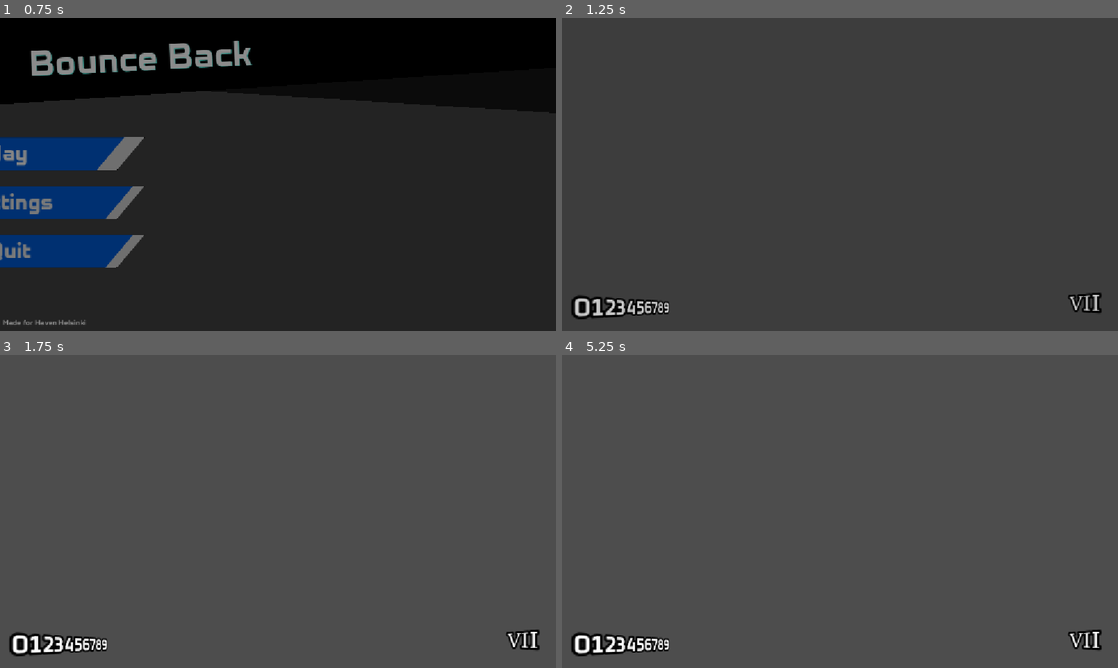
Above: before the commit, frames 1-4 (two rows, left to right).
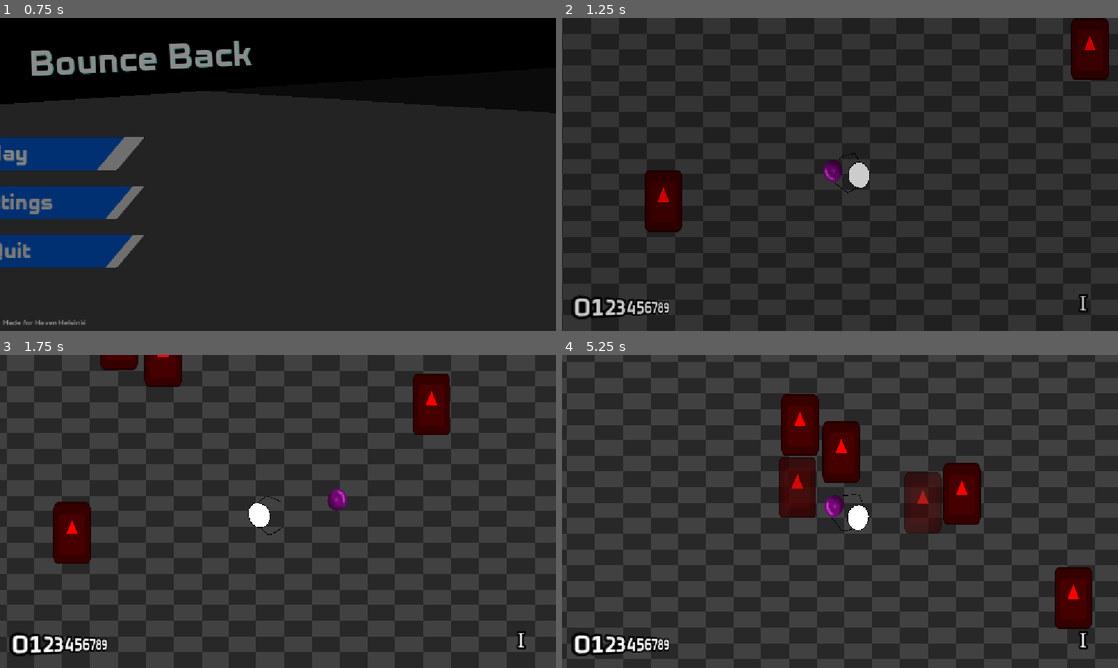
Above: after the commit, the same moments.

Repository: neilavesterinen/Haven-Bounce-Back-Shooter
Game: Godot game, scene res://Scenes/mainmenu/mainmenu.tscn
Two runs of this game, one before a commit and one after it. Both use one fixed random seed, a clock stepped at 60 frames per second and the inputs below. The engine's default icon, where the game draws it, is replaced by a stand-in: a white triangle on a blue panel in a dark square. Sound files missing from this copy of the repository are replaced by a short silence.
Inputs (mouse positions are in pixels of both pictures, inside the frame that each line leads up to):
- Up to frame 1 (0.75 s): click "Play" at 0.5 s
- Up to frame 2 (1.25 s): no input
- Up to frame 3 (1.75 s): tap Enter at 1.25 s; move the mouse to (400, 495) at 1.27 s; hold D (right) from 1.28 s (still down); click (400, 495) at 1.35 s
- Up to frame 4 (5.25 s): release D (right) at 2 s; drag from (728, 527) to (812, 574) at 2.02 s; move the mouse to (895, 442) at 2.77 s; hold D (right) 2.78-3.5 s; tap I at 2.85 s; click (895, 442) at 3.05 s; drag from (812, 574) to (673, 464) at 3.52 s; move the mouse to (1006, 558) at 4.27 s; hold A (left) 4.28-5 s; tap Keypad Enter at 4.35 s; click (1006, 558) at 4.55 s; drag from (673, 464) to (756, 433) at 5.02 s

Frame 1 is identical in both runs. In frame 2, 51% of the frame differs, in the area x 0-100%, y 0-100%; in frame 3, 52%; in frame 4, 54%.
Error before the commit: Parse Error: Variable "map" has the same name as a previously declared variable. (res://Scenes/game/game.gd:11)

Commit message:
fdsjifdsjofdsfdsfds

Diff:
--- a/Scenes/game/game.gd
+++ b/Scenes/game/game.gd
@@ -1,7 +1,4 @@
 extends Node
-
-@export var map: PackedScene
-@export var playersc: PackedScene
 
 var points: int = 0
 var points_display_pending: int = 0
--- a/enemy/enemy.gd
+++ b/enemy/enemy.gd
@@ -11,7 +11,7 @@
 var player : Player
 
 func flash_red() -> void:
-
+	pass
 
 func _ready() -> void:
 	nav_agent.path_desired_distance = 4.0
--- a/player/orb.gd
+++ b/player/orb.gd
@@ -1,5 +1,7 @@
 extends RigidBody2D
 class_name Orb
+
+const MAX_SPEED := 1800.0
 
 var player: Player
 
@@ -7,7 +9,7 @@
 
 var target_position: Vector2
 
-var SPEED := 10.0
+var SPEED := 8.0
 
 var bouncing_back := false
 
@@ -15,28 +17,33 @@
 
 var bounces := 2
 
+var homing_grav: float = 0.0
+
 
 func _ready() -> void:
+	rotate(randi_range(0, 350))
 	enemies = get_tree().get_nodes_in_group("enemy")
 
 
 func _physics_process(delta: float) -> void:
+	rotate(1 * delta)
+
 	if bouncing_back:
 		speed_increase_time += delta
+		homing_grav = homing_grav + 10 * delta
 
 	var target: Vector2
 	if bouncing_back and player:
 		target = player.global_position
 	else:
 		target = target_position
-	var velocity := Vector2(0.0, 0.0)
 	var direction: Vector2 = global_position.direction_to(target)
 
 	var distance := global_position.distance_to(target)
 	if direction:
-		velocity = direction * SPEED * distance * (1 + speed_increase_time * 100)
-
-	apply_force(velocity)
+		linear_velocity = (
+			direction * SPEED * distance * (1 + speed_increase_time * 100)
+		).limit_length(MAX_SPEED)
 
 	if not bouncing_back and _is_at(target_position):
 		bounce_back()
@@ -56,11 +63,11 @@
 
 
 func bounce_back() -> void:
-	if not player:
-		return
+	if not player: return
+	if bouncing_back: return
 	bouncing_back = true
-	set_axis_velocity(Vector2())
-	apply_impulse(global_position.direction_to(player.global_position) * 400)
+	# Overwrite the physics velocity directly so the outward momentum is gone this frame.
+	linear_velocity = global_position.direction_to(player.global_position) * MAX_SPEED
 
 
 func _on_body_entered(body: Node2D) -> void:
--- a/player/orb.tscn
+++ b/player/orb.tscn
@@ -1,7 +1,7 @@
 [gd_scene format=3 uid="uid://umirppnct2kf"]
 
-[ext_resource type="Texture2D" uid="uid://rr83vynoqgaw" path="res://icon.svg" id="1_ogqpy"]
 [ext_resource type="Script" uid="uid://d1jarkgnb5njx" path="res://player/orb.gd" id="1_xdlj8"]
+[ext_resource type="Texture2D" uid="uid://bts5cmqp8s4mi" path="res://player/orb.png" id="2_t05rj"]
 
 [sub_resource type="CircleShape2D" id="CircleShape2D_xdlj8"]
 radius = 21.0
@@ -15,10 +15,14 @@
 script = ExtResource("1_xdlj8")
 
 [node name="Sprite2D" type="Sprite2D" parent="." unique_id=1867965121]
-scale = Vector2(0.328125, 0.328125)
-texture = ExtResource("1_ogqpy")
+position = Vector2(-2, 19.000002)
+scale = Vector2(0.0452495, 0.045249507)
+texture = ExtResource("2_t05rj")
+region_rect = Rect2(8.765, 7, 106.235, 113.5)
 
-[node name="CollisionShape2D" type="CollisionShape2D" parent="." unique_id=1611816104]
+[node name="Area2D" type="Area2D" parent="." unique_id=2109171454]
+
+[node name="CollisionShape2D" type="CollisionShape2D" parent="Area2D" unique_id=1611816104]
 shape = SubResource("CircleShape2D_xdlj8")
 
-[connection signal="body_entered" from="." to="." method="_on_body_entered"]
+[connection signal="body_entered" from="Area2D" to="." method="_on_body_entered"]
--- a/player/player.gd
+++ b/player/player.gd
@@ -23,7 +23,7 @@
 
 	move_and_slide()
 
-	weapon_node.look_at(get_global_mouse_position())
+	look_at(get_global_mouse_position())
 
 	if !orb_count:
 		var weapon_sprite : Sprite2D = weapon_node.get_children()[0]
@@ -42,6 +42,4 @@
 
 		get_tree().root.add_child(orb_node)
 
-		# RigidBody2D only accepts impulses once it is inside the tree.
 		orb_node.global_position = global_position
-		orb_node.apply_impulse(orb_node.global_position.direction_to(orb_node.target_position) * 1000)
--- a/player/player.tscn
+++ b/player/player.tscn
@@ -1,11 +1,12 @@
 [gd_scene format=3 uid="uid://crntnsto002yl"]
 
-[ext_resource type="Texture2D" uid="uid://rr83vynoqgaw" path="res://icon.svg" id="1_4flbx"]
 [ext_resource type="Script" uid="uid://d3x6jqklktwda" path="res://player/player.gd" id="1_onrkg"]
 [ext_resource type="PackedScene" uid="uid://umirppnct2kf" path="res://player/orb.tscn" id="2_orb"]
+[ext_resource type="Texture2D" uid="uid://db8vxl82h0hwg" path="res://player/player.png" id="3_yw30f"]
+[ext_resource type="Texture2D" uid="uid://bts5cmqp8s4mi" path="res://player/orb.png" id="4_yw30f"]
 
 [sub_resource type="RectangleShape2D" id="RectangleShape2D_onrkg"]
-size = Vector2(70, 130)
+size = Vector2(102, 84)
 
 [node name="Player" type="CharacterBody2D" unique_id=1329971783 node_paths=PackedStringArray("weapon_node") groups=["player"]]
 motion_mode = 1
@@ -14,17 +15,21 @@
 weapon_node = NodePath("Weapon")
 
 [node name="Sprite2D" type="Sprite2D" parent="." unique_id=1965854626]
-scale = Vector2(0.546875, 1)
-texture = ExtResource("1_4flbx")
+rotation = 1.5707964
+scale = Vector2(0.04758065, 0.05004289)
+texture = ExtResource("3_yw30f")
 
 [node name="CollisionShape2D" type="CollisionShape2D" parent="." unique_id=886923626]
+position = Vector2(-11, 5)
 shape = SubResource("RectangleShape2D_onrkg")
 
 [node name="Weapon" type="Node2D" parent="." unique_id=2048745159]
 
-[node name="Sprite2D2" type="Sprite2D" parent="Weapon" unique_id=433746732]
-position = Vector2(25, 0)
-scale = Vector2(0.24999997, 0.24999999)
-texture = ExtResource("1_4flbx")
+[node name="Sprite2D2" type="Sprite2D" parent="Weapon" unique_id=17239750]
+position = Vector2(-2.9999995, 4)
+rotation = 1.5707964
+scale = Vector2(0.0452495, 0.045249507)
+texture = ExtResource("4_yw30f")
+region_rect = Rect2(8.765, 7, 106.235, 113.5)
 
 [node name="Camera2D" type="Camera2D" parent="." unique_id=776224649]
